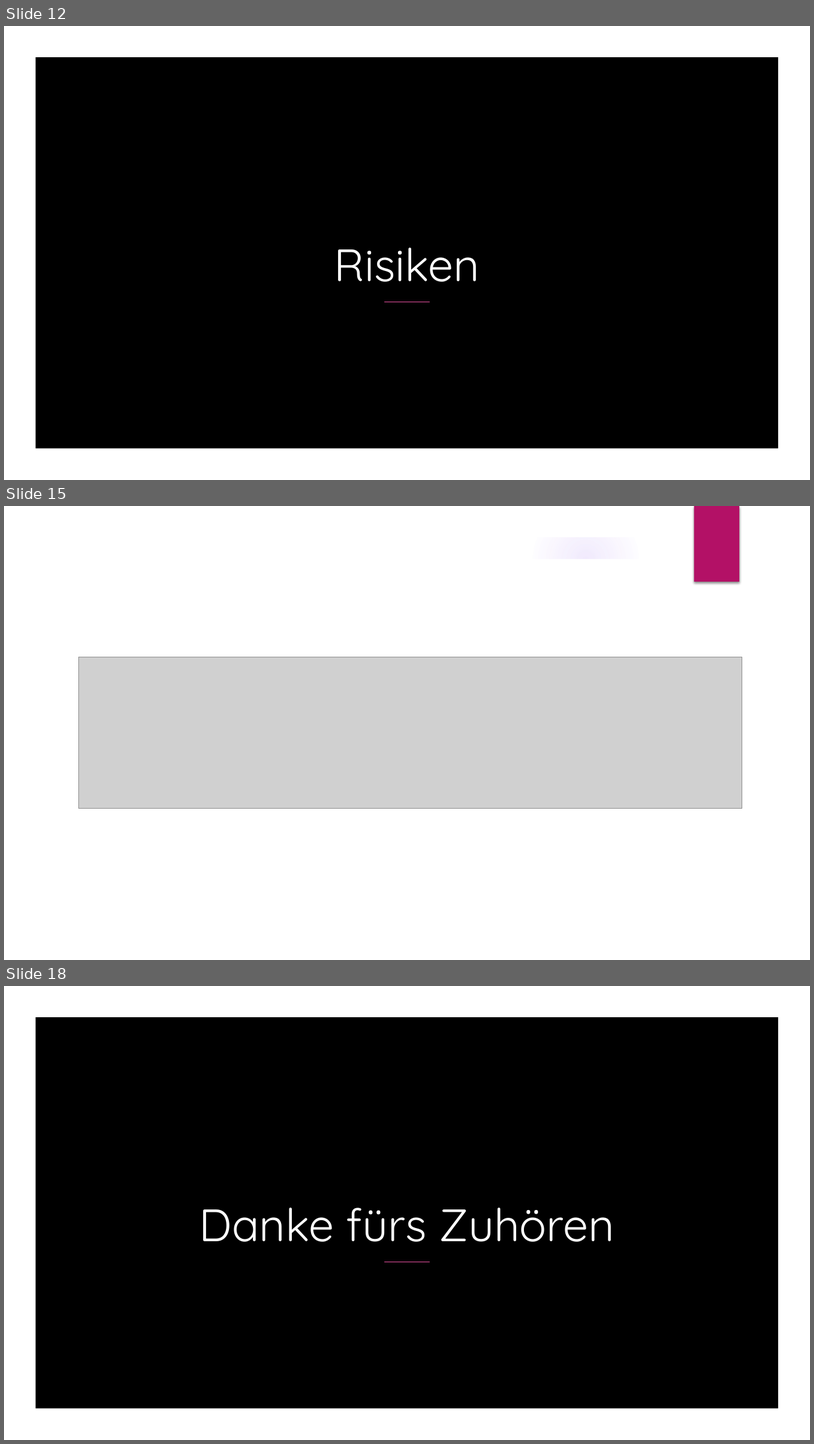
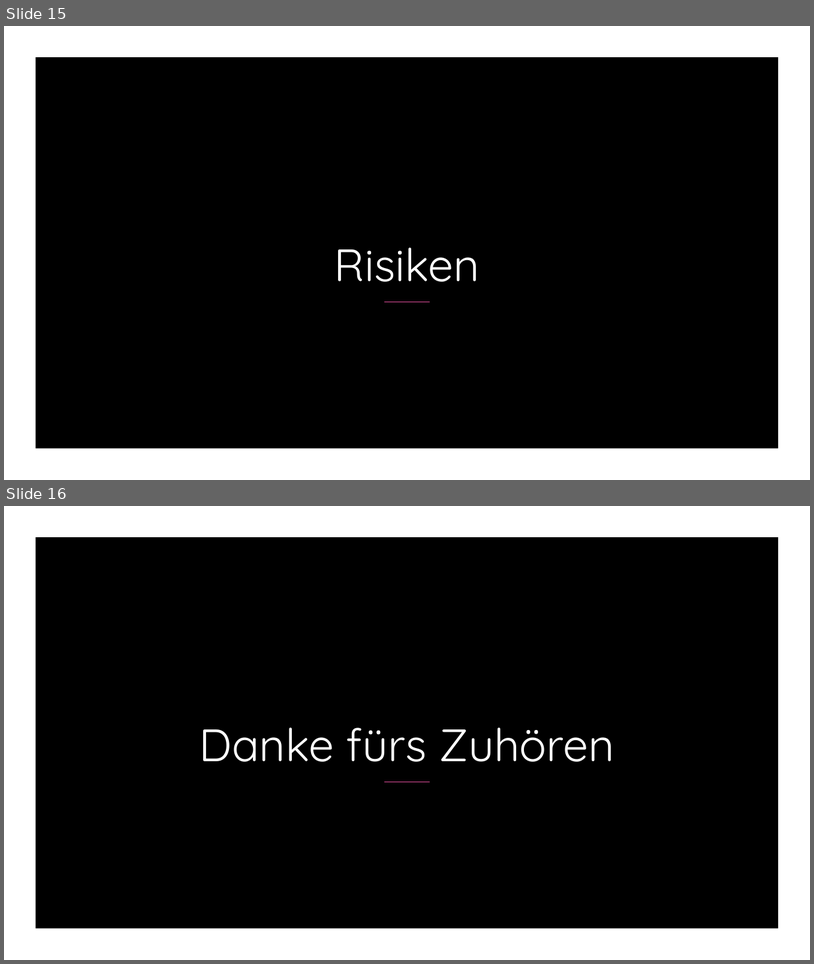
Before and after one commit to yourChoiceHO/Documentation, a slide deck: Präsentation/YourChoice.pptx. Shown one above the other, each under a label of ours: slides 12, 15 and 18 before the commit, slides 15 and 16 after it; the slides between them are not shown. The pictures are 814x1444 and 814x964 pixels, drawn with LibreOffice and Linux fonts; fonts in the diff are those of the drawing; grey boxes stand for pictures; background and template pictures are left out. Boxes give left, top, right and bottom in pixels: in the first picture for what was removed or moved away, otherwise in the second. Text is boxed around its words. In the diff, an @@ line names an element or a change of style, - is before the commit and + after.

```diff
--- a/Präsentation/YourChoice.pptx
+++ b/Präsentation/YourChoice.pptx
@@ slide 15 removed at bbox=[4, 506, 810, 960], background picture (left out); not listed: 4 template elements that a slide beside it also shows @@
@@ freeform shape removed at bbox=[4, 506, 810, 960] @@
@@ rectangle removed at bbox=[694, 506, 740, 582] @@
@@ rectangle removed at bbox=[47, 559, 774, 906] @@
@@ freeform shape removed at bbox=[565, 607, 785, 673] @@
@@ freeform shape removed at bbox=[34, 630, 780, 930] @@
@@ picture removed at bbox=[78, 657, 742, 808] @@
@@ what was slide 12 is now slide 15 @@
@@ what was slide 18 is now slide 16 @@
```
Also in this commit, not shown: 3 slides changed, 3 slides added, 4 other slides removed.
